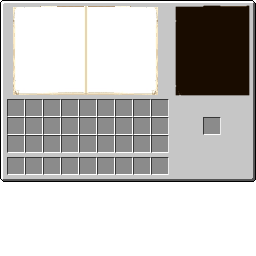
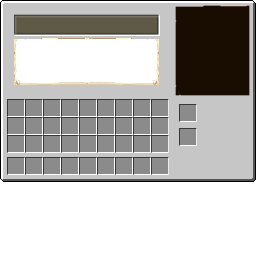
Two versions of the same layered image (256px x 256px). Layer-by-layer changes:
added layer "Copy of Layer 2" above "Layer 2" over [10, 38, 159, 85]
hid "Layer 2" (1st of 3) over [9, 6, 158, 95]
added layer "Copy of Paint Layer 6 (pasted)" above "Background" over [14, 14, 160, 36]
moved "Background" (1st of 2) above "Paint Layer 5", painted on it over [9, 6, 221, 146]
added layer "Background" (2nd of 2) over [9, 6, 221, 146]
